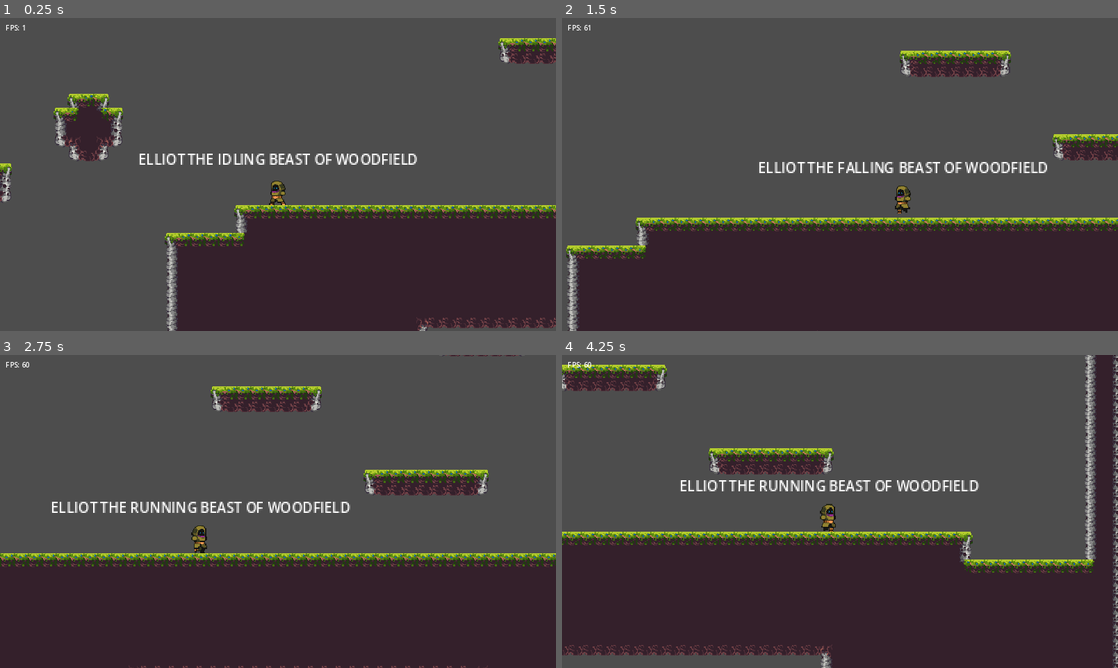
Above: before the commit, frames 1-4 (two rows, left to right).
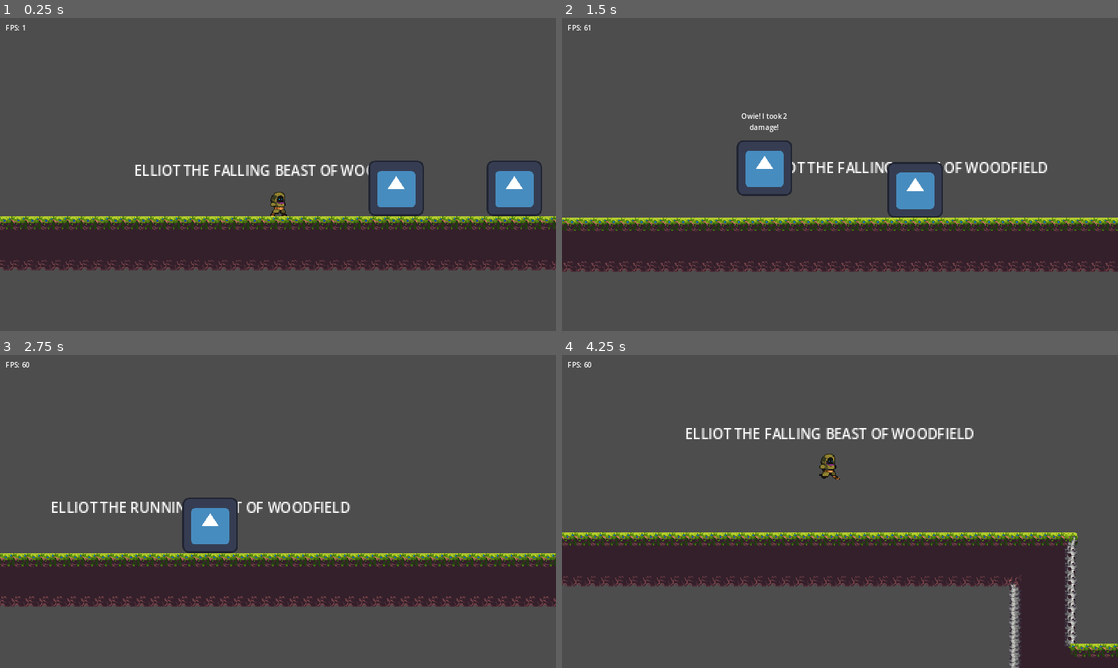
Above: after the commit, the same moments.

Repository: humding3r/BodyBlade
Game: Godot game, scene res://main.tscn
Two runs of this game, one before a commit and one after it. Both use one fixed random seed, a clock stepped at 60 frames per second and the inputs below. The engine's default icon, where the game draws it, is replaced by a stand-in: a white triangle on a blue panel in a dark square.
Inputs (mouse positions are in pixels of both pictures, inside the frame that each line leads up to):
- Up to frame 1 (0.25 s): no input
- Up to frame 2 (1.5 s): tap Enter at 0.5 s; move the mouse to (962, 158) at 0.52 s; press the mouse at (962, 158) at 0.53 s; hold D (move_right) from 0.53 s (still down); tap Space (jump) at 0.77 s; move the mouse to (728, 190) at 1.27 s; release the mouse at (728, 190) at 1.28 s; click (728, 190) at 1.35 s
- Up to frame 3 (2.75 s): tap Space (jump) at 1.52 s; move the mouse to (333, 442) at 2.02 s; release D (move_right) at 2.03 s; press the mouse at (333, 442) at 2.03 s; hold A (move_left) from 2.03 s (still down); right-click (333, 442) at 2.1 s
- Up to frame 4 (4.25 s): move the mouse to (812, 574) at 2.77 s; release A (move_left) at 2.78 s; release the mouse at (812, 574) at 2.78 s; hold D (move_right) from 2.78 s (still down); click (812, 574) at 2.85 s; tap Space (jump) at 3.02, 3.77 s; move the mouse to (1006, 558) at 3.52 s; press the mouse at (1006, 558) at 3.53 s

The runs differ from the first frame. In frame 1, 30% of the frame differs, in the area x 0-100%, y 6-100%; in frame 2, 28%; in frame 3, 26%; in frame 4, 36%, in the area x 0-100%, y 0-100%.

Commit message:
Add fall and idle mob states

Diff:
--- a/Mob/State/mob_state.gd
+++ b/Mob/State/mob_state.gd
@@ -1,7 +1,14 @@
 extends State
 class_name MobState
+
+signal hit_taken(area)
 
 @onready var gravity = ProjectSettings.get_setting("physics/2d/default_gravity")
 
 func apply_gravity(delta):
 	object.velocity.y += gravity * delta
+
+func _on_area_2d_area_entered(area : Area2D):
+	if area.is_in_group("Sword"):
+		hit_taken.emit(area)
+		change_state("hurt")
--- /dev/null
+++ b/Mob/State/mob_state_hurt.gd
@@ -0,0 +1,32 @@
+extends MobState
+
+var is_accessible : bool = true
+
+var attacker_area : Area2D = null
+var attacker : Node = null
+var attacker_damage : int = 0
+
+var knockback_vector : Vector2 = Vector2.ZERO
+var base_up_knockback : float = 250.0
+
+func _on_base_hit_taken(area):
+	attacker_area = area
+	attacker = area.owner
+	attacker_damage = attacker.damage_value
+
+# FIXME: All mobs flash when one mob is hit
+func enter():
+	object.velocity += calculate_knockback()
+	object.animation_player.play("hurt")
+
+func physics_process(delta):
+	apply_gravity(delta)
+	if object.velocity.y > 0:
+		change_state("fall")
+
+func calculate_knockback() -> Vector2:
+	if attacker.global_position.x > object.global_position.x:
+		return Vector2(-250, -base_up_knockback)
+	if attacker.global_position.x < object.global_position.x:
+		return Vector2(250, -base_up_knockback)
+	return Vector2(0.0, base_up_knockback)
--- /dev/null
+++ b/Mob/debug_label.gd
@@ -0,0 +1,8 @@
+extends Label
+
+func _on_base_hit_taken(area):
+	if not area: return
+	text = str("Owie! I took ",  area.owner.damage_value, " damage!")
+	show()
+	await get_tree().create_timer(1).timeout
+	hide()
--- /dev/null
+++ b/Mob/hurt_flash.gdshader
@@ -0,0 +1,10 @@
+shader_type canvas_item;
+
+const vec4 color = vec4(255, 255, 255, 255);
+uniform bool visible = false;
+
+void fragment() {
+	float alpha = COLOR.a;
+	COLOR = mix(COLOR, color, float(visible));
+	COLOR.a = alpha;
+}
--- a/Mob/mob.gd
+++ b/Mob/mob.gd
@@ -4,9 +4,7 @@
 @onready var state_machine : Node = $StateMachine
 @onready var collision_body : CollisionShape2D = $CollisionBody
 @onready var display_text : Label = $Label
-
-var knockback_vector : Vector2 = Vector2.ZERO
-var knockback_force : int = 3
+@onready var animation_player : AnimationPlayer = $AnimationPlayer
 
 func _ready():
 	state_machine.change_state("fall")
@@ -14,16 +12,3 @@
 func _physics_process(delta):
 	state_machine.physics_process(delta)
 	move_and_slide()
-
-func _on_area_2d_area_entered(area : Area2D):
-	if area.is_in_group("Sword"):
-		var attacker_damage = area.owner.damage_value
-		take_damage(attacker_damage)
-
-func take_damage(damage : int):
-	velocity.x -= 100
-	velocity.y -= 100
-	display_text.text = str("Owie! I took ",  damage, " damage!")
-	display_text.show()
-	await get_tree().create_timer(1).timeout
-	display_text.hide()
--- a/Mob/mob.tscn
+++ b/Mob/mob.tscn
@@ -1,21 +1,68 @@
-[gd_scene load_steps=8 format=3 uid="uid://b80mbuloakyqf"]
+[gd_scene load_steps=15 format=3 uid="uid://b80mbuloakyqf"]
 
 [ext_resource type="Script" path="res://Mob/mob.gd" id="1_8yyhb"]
 [ext_resource type="Texture2D" uid="uid://xckpk7dfpyie" path="res://icon.svg" id="1_oljex"]
+[ext_resource type="Shader" path="res://Mob/hurt_flash.gdshader" id="2_4cuen"]
 [ext_resource type="Script" path="res://Mob/State/mob_state_fall.gd" id="3_b3mdq"]
 [ext_resource type="Script" path="res://Utility/state_machine.gd" id="3_lftdd"]
+[ext_resource type="Script" path="res://Mob/debug_label.gd" id="3_ohtf5"]
 [ext_resource type="Script" path="res://Mob/State/mob_state_idle.gd" id="4_wlxba"]
 [ext_resource type="Script" path="res://Mob/State/mob_state.gd" id="5_xoibe"]
+[ext_resource type="Script" path="res://Mob/State/mob_state_hurt.gd" id="7_ryaia"]
+
+[sub_resource type="ShaderMaterial" id="ShaderMaterial_10ngf"]
+shader = ExtResource("2_4cuen")
+shader_parameter/visible = false
 
 [sub_resource type="RectangleShape2D" id="RectangleShape2D_rr06r"]
 size = Vector2(128, 128)
 
+[sub_resource type="Animation" id="Animation_66vl1"]
+length = 0.001
+tracks/0/type = "value"
+tracks/0/imported = false
+tracks/0/enabled = true
+tracks/0/path = NodePath("Sprite2D:material:shader_parameter/visible")
+tracks/0/interp = 1
+tracks/0/loop_wrap = true
+tracks/0/keys = {
+"times": PackedFloat32Array(0),
+"transitions": PackedFloat32Array(1),
+"update": 1,
+"values": [false]
+}
+
+[sub_resource type="Animation" id="Animation_xunv7"]
+resource_name = "hurt"
+length = 0.166671
+step = 0.0416667
+tracks/0/type = "value"
+tracks/0/imported = false
+tracks/0/enabled = true
+tracks/0/path = NodePath("Sprite2D:material:shader_parameter/visible")
+tracks/0/interp = 1
+tracks/0/loop_wrap = true
+tracks/0/keys = {
+"times": PackedFloat32Array(0, 0.0416667, 0.0833333, 0.125),
+"transitions": PackedFloat32Array(1, 1, 1, 1),
+"update": 1,
+"values": [true, false, true, false]
+}
+
+[sub_resource type="AnimationLibrary" id="AnimationLibrary_snjab"]
+_data = {
+"RESET": SubResource("Animation_66vl1"),
+"hurt": SubResource("Animation_xunv7")
+}
+
 [node name="Mob" type="CharacterBody2D"]
+scale = Vector2(0.5, 0.5)
 collision_layer = 0
 collision_mask = 3
 script = ExtResource("1_8yyhb")
 
 [node name="Sprite2D" type="Sprite2D" parent="."]
+material = SubResource("ShaderMaterial_10ngf")
 texture = ExtResource("1_oljex")
 
 [node name="Label" type="Label" parent="."]
@@ -27,8 +74,10 @@
 horizontal_alignment = 1
 vertical_alignment = 1
 autowrap_mode = 3
+script = ExtResource("3_ohtf5")
 
 [node name="Area2D" type="Area2D" parent="."]
+visible = false
 collision_layer = 0
 collision_mask = 3
 
@@ -36,19 +85,30 @@
 shape = SubResource("RectangleShape2D_rr06r")
 
 [node name="CollisionBody" type="CollisionShape2D" parent="."]
+visible = false
 shape = SubResource("RectangleShape2D_rr06r")
 
 [node name="StateMachine" type="Node" parent="."]
 script = ExtResource("3_lftdd")
 
+[node name="Base" type="Node" parent="StateMachine"]
+script = ExtResource("5_xoibe")
+
 [node name="Idle" type="Node" parent="StateMachine"]
 script = ExtResource("4_wlxba")
-
-[node name="Base" type="Node" parent="StateMachine"]
-script = ExtResource("5_xoibe")
 
 [node name="Fall" type="Node" parent="StateMachine"]
 script = ExtResource("3_b3mdq")
 
+[node name="Hurt" type="Node" parent="StateMachine"]
+script = ExtResource("7_ryaia")
+
+[node name="AnimationPlayer" type="AnimationPlayer" parent="."]
+libraries = {
+"": SubResource("AnimationLibrary_snjab")
+}
+
 [connection signal="ready" from="." to="." method="_on_ready"]
-[connection signal="area_entered" from="Area2D" to="." method="_on_area_2d_area_entered"]
+[connection signal="area_entered" from="Area2D" to="StateMachine/Base" method="_on_area_2d_area_entered"]
+[connection signal="hit_taken" from="StateMachine/Base" to="Label" method="_on_base_hit_taken"]
+[connection signal="hit_taken" from="StateMachine/Base" to="StateMachine/Hurt" method="_on_base_hit_taken"]
--- a/Player/player.gd
+++ b/Player/player.gd
@@ -1,4 +1,6 @@
 extends CharacterBody2D
+
+@export var debug : bool = true
 
 @onready var charge_time = 0.0
 @onready var charge_threshold = 0.5
@@ -19,7 +21,7 @@
 	move_and_slide()
 	Camera.update_camera()
 	update_facing_direction()
-	update_debug_label()
+	if debug: update_debug_label()
 
 func _ready():
 	state_machine.change_state("fall")
--- a/main.tscn
+++ b/main.tscn
@@ -9,7 +9,7 @@
 [node name="Main" type="Node2D"]
 
 [node name="Player" parent="." instance=ExtResource("1_etfiw")]
-position = Vector2(50, -35)
+position = Vector2(-1296, -16)
 
 [node name="Camera2D" type="Camera2D" parent="Player"]
 zoom = Vector2(2, 2)
@@ -22,5 +22,10 @@
 
 [node name="GUI" parent="." instance=ExtResource("5_aoywv")]
 
-[node name="Mob" parent="." instance=ExtResource("5_bcfe7")]
-position = Vector2(-464, -56)
+[node name="EnemyContainer" type="Node" parent="."]
+
+[node name="Mob" parent="EnemyContainer" instance=ExtResource("5_bcfe7")]
+position = Vector2(-1160, 0)
+
+[node name="Mob2" parent="EnemyContainer" instance=ExtResource("5_bcfe7")]
+position = Vector2(-1024, -24)
